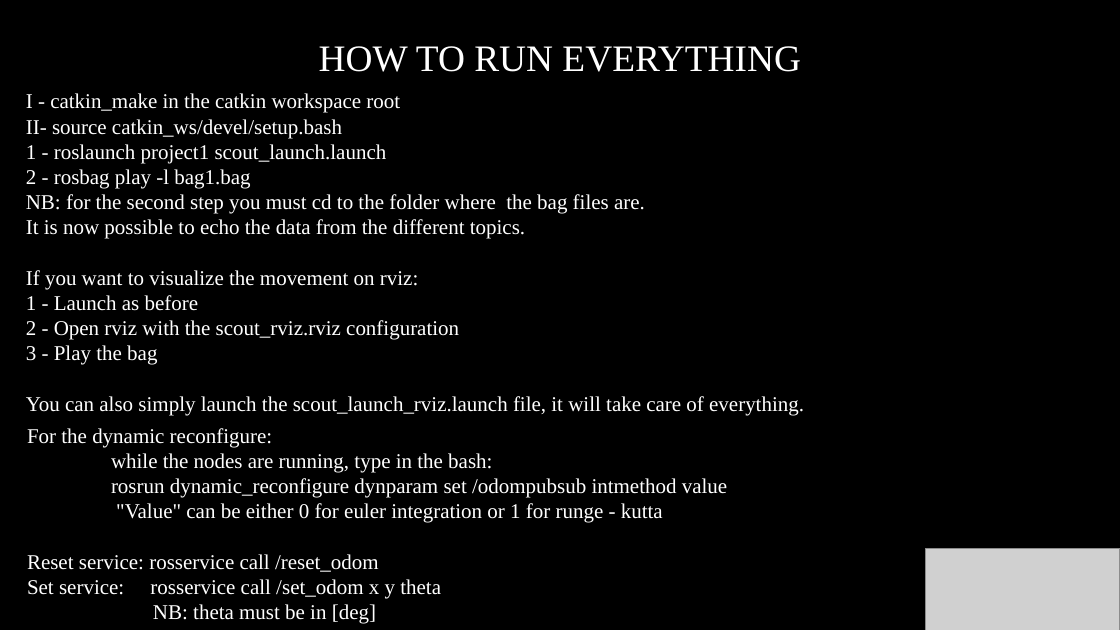
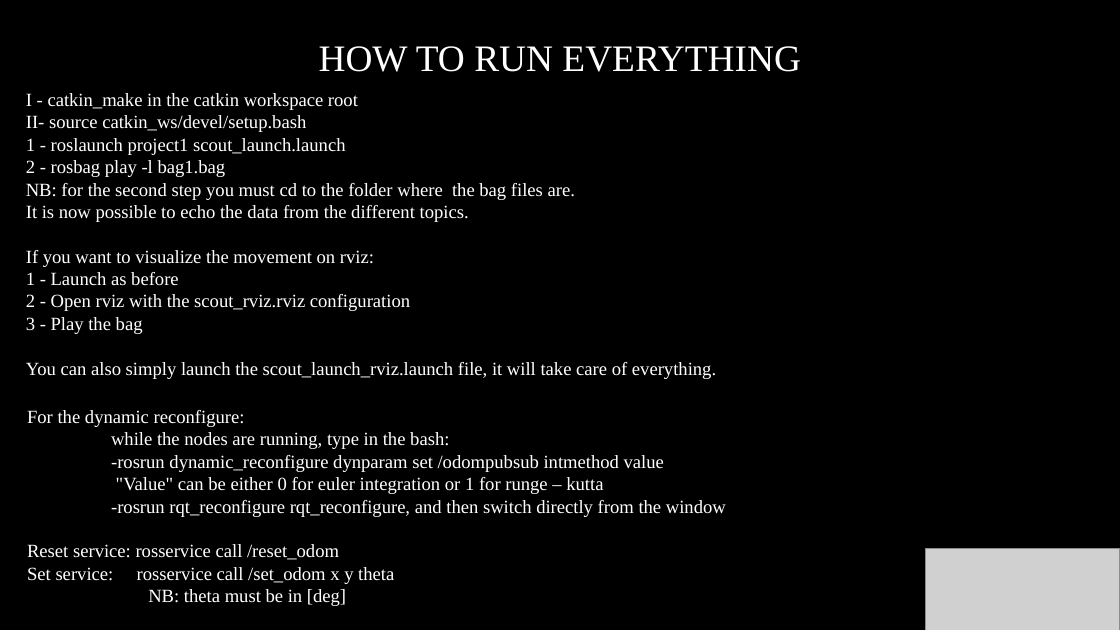
Before and after one commit to marcoCella/scout_ros, a slide deck: slide 5 of project1/Instructions.pptx. Drawn at 1120x630 pixels with LibreOffice and Linux fonts; fonts in the diff are those of the drawing; grey boxes stand for pictures. Boxes give left, top, right and bottom in pixels: in the first picture for what was removed or moved away, otherwise in the second. Text is boxed around its words. In the diff, an @@ line names an element or a change of style, - is before the commit and + after.

Commit message:
more png, more launch file

```diff
--- a/project1/Instructions.pptx
+++ b/project1/Instructions.pptx
@@ text "I - catkin_make in the ..." at (26,93,716,379): size 18 to 16 pt @@
@@ text "For the dynamic reconfigure:": place and size @@
-text "For the dynamic reconfigure:" at (27,428,727,624)
+text "For the dynamic reconfigure:" at (27,410,726,606)
@@ text at (27,410,449,606): size 18 to 16 pt in "For the dynamic reconfigure:", "while the nodes are running, type in ...", "Reset service: rosservice call /reset_odom", "Set service: rosservice call /set_odom x y ..." and 1 more places @@
@@ text at (111,455,726,517): text changed; size 18 to 16 pt @@
-rosrun dynamic_reconfigure dynparam set /odompubsub intmethod value
-"Value" can be either 0 for euler integration or 1 for runge - kutta
+-rosrun dynamic_reconfigure dynparam set /odompubsub intmethod value
+"Value" can be either 0 for euler integration or 1 for runge – kutta
+-rosrun rqt_reconfigure rqt_reconfigure, and then switch directly from the window
```
Also in this commit, not shown: 5 other slides changed, 10 other files.
